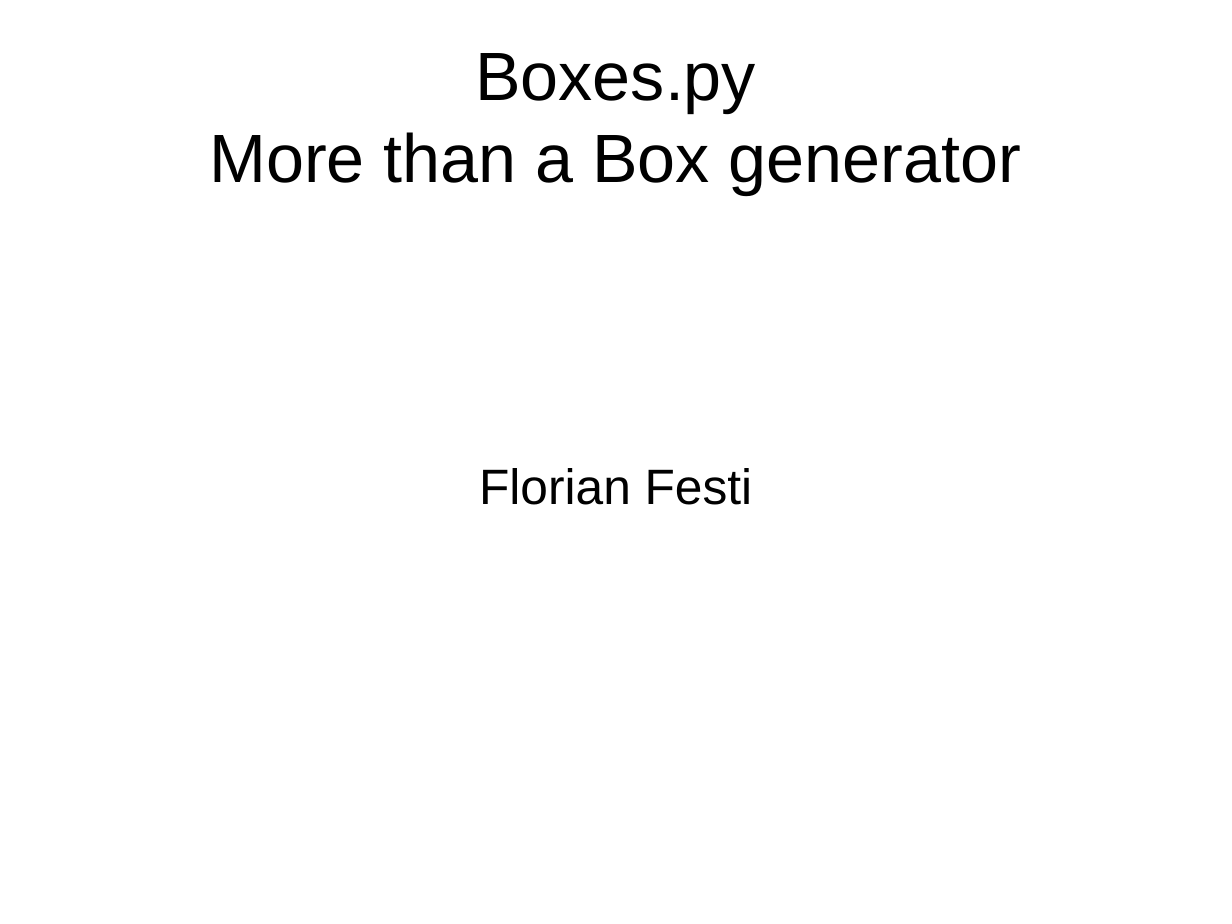
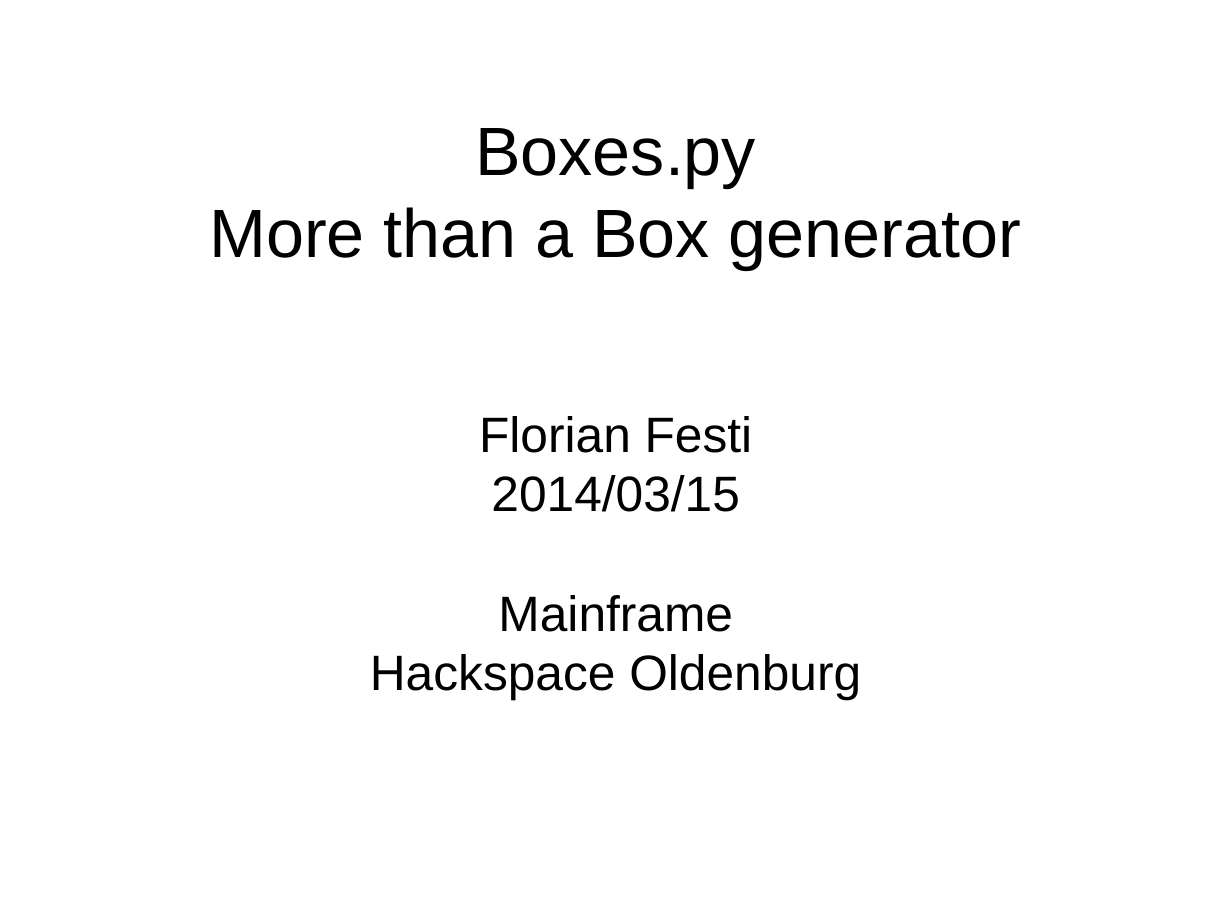
Before and after one commit to florianfesti/boxes, a slide deck: slide 1 of presentation.odp. Drawn at 1232x924 pixels with LibreOffice and Linux fonts; fonts in the diff are those of the drawing. Boxes give left, top, right and bottom in pixels: in the first picture for what was removed or moved away, otherwise in the second. Text is boxed around its words. In the diff, an @@ line names an element or a change of style, - is before the commit and + after.

```diff
--- a/presentation.odp
+++ b/presentation.odp
@@ title "Boxes.py More than a Box ...": place and size @@
-title "Boxes.py More than a Box ..." at (209, 53, 1021, 194)
+title "Boxes.py More than a Box ..." at (209, 128, 1021, 269)
@@ subtitle "Florian Festi": place and size @@
-subtitle "Florian Festi" at (479, 468, 753, 505)
+subtitle "Florian Festi" at (370, 416, 861, 700)
@@ subtitle at (370, 475, 861, 700): paragraphs added @@
+2014/03/15
+Mainframe
+Hackspace Oldenburg
```
Also in this commit, not shown: 3 other slides changed, 10 slides added, 2 slides removed.
